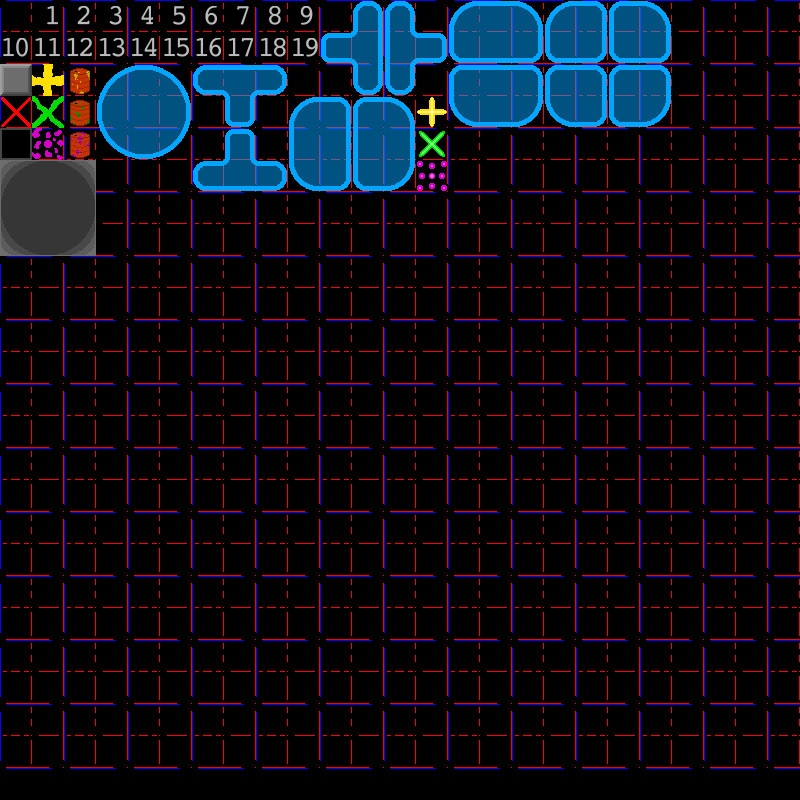
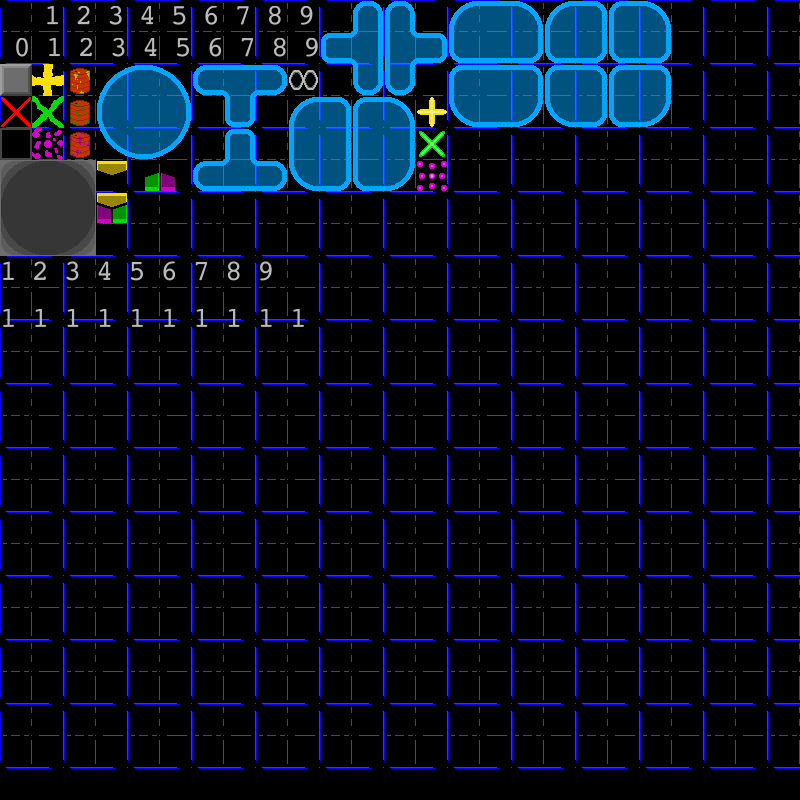
Layer changes from the first w=800, h=800 image to the second:
painted on "transp" over [3, 38, 318, 191]
painted on "Calque de dessin 1" over [3, 38, 318, 320]
painted on "grille" over [3, 38, 318, 327]
painted on "Arrière-plan" over [3, 38, 318, 327]
